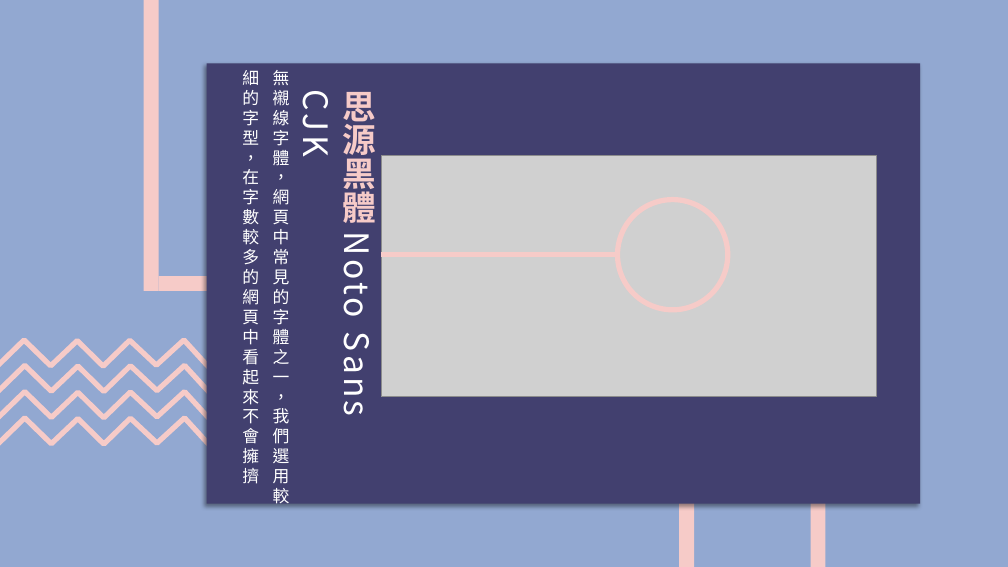
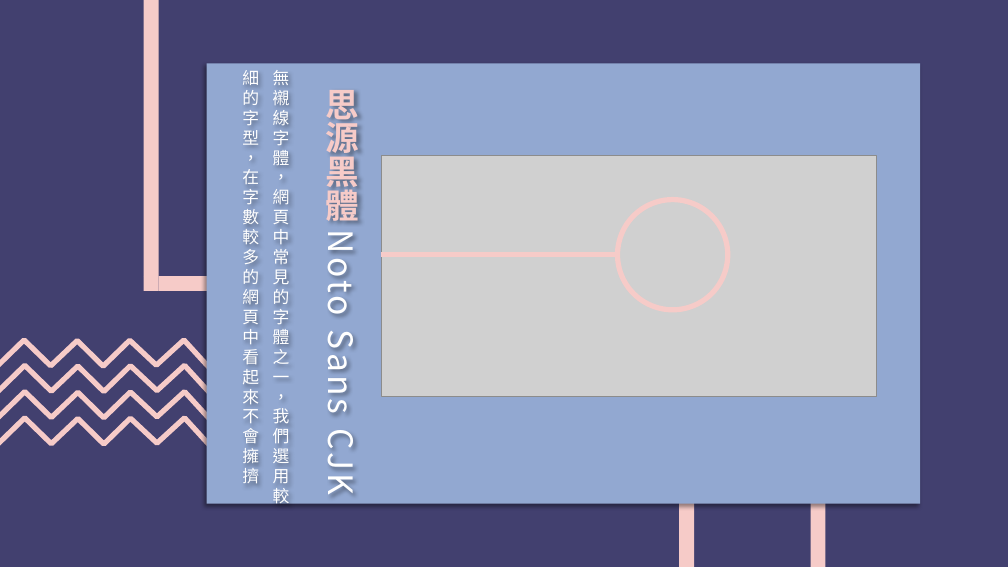
Before and after one commit to leonasdev/WebMidProject, a slide deck: slide 15 of 期末報告企畫書.pptx. Drawn at 1008x567 pixels with LibreOffice and Linux fonts; fonts in the diff are those of the drawing; grey boxes stand for pictures. Boxes give left, top, right and bottom in pixels: in the first picture for what was removed or moved away, otherwise in the second. Text is boxed around its words. In the diff, an @@ line names an element or a change of style, - is before the commit and + after.

```diff
--- a/期末報告企畫書.pptx
+++ b/期末報告企畫書.pptx
@@ background #92A8D1 to #42406F @@
@@ rectangle at box(206, 64, 920, 504): fill #42406F to #92A8D1 @@
@@ text "思源黑體 Noto Sans CJK" rewrapped from box(294, 92, 384, 415) to box(318, 90, 367, 493) @@
```
Also in this commit, not shown: 17 other slides changed.
